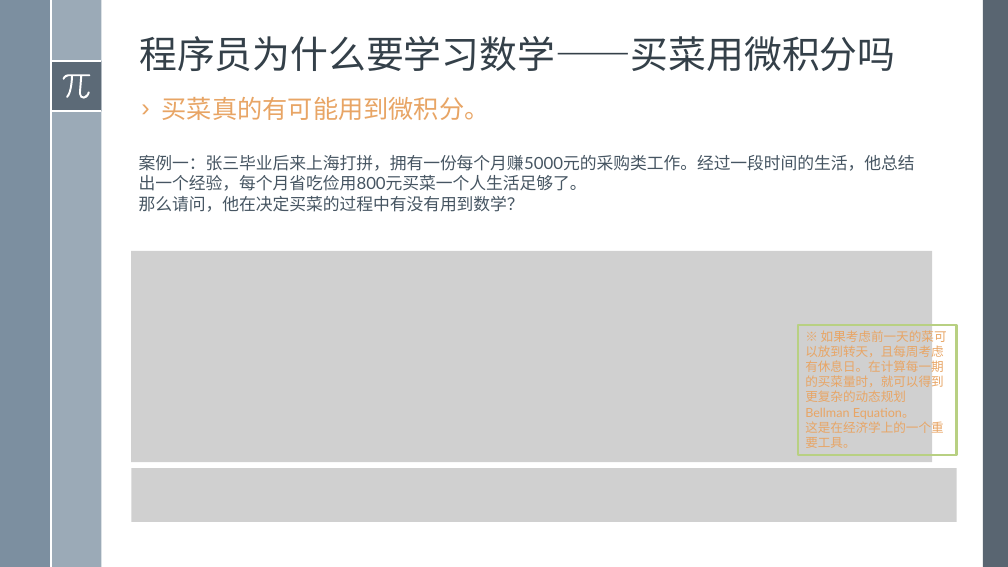
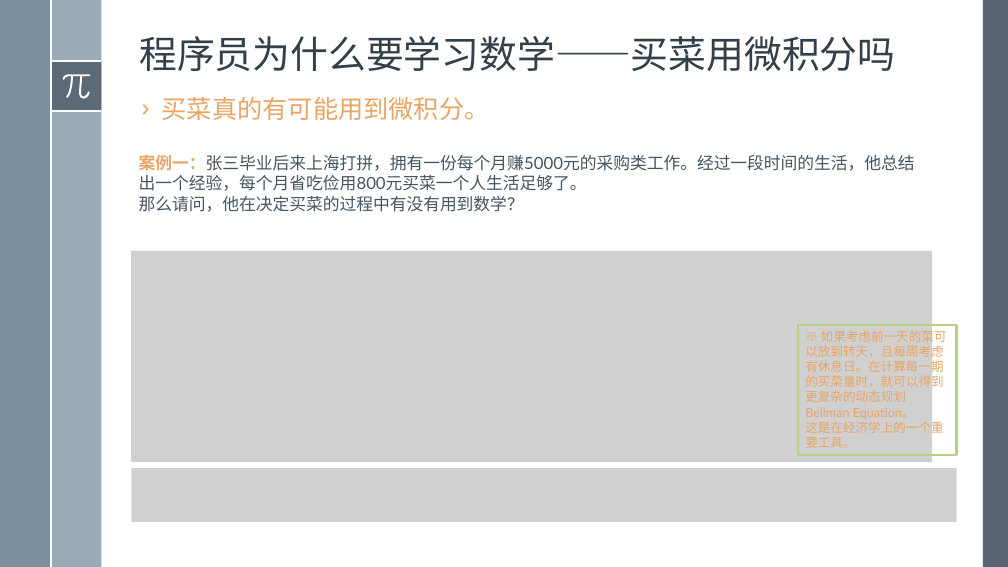
Before and after one commit to SakigamiYang/PyCon, a slide deck: slide 6 of Python-Meetup/20200719/面向一小部分程序员的数学学习相关话题简言.pptx. Drawn at 1008x567 pixels with LibreOffice and Linux fonts; fonts in the diff are those of the drawing; grey boxes stand for pictures. Boxes give left, top, right and bottom in pixels: in the first picture for what was removed or moved away, otherwise in the second. Text is boxed around its words. In the diff, an @@ line names an element or a change of style, - is before the commit and + after.

```diff
--- a/Python-Meetup/20200719/面向一小部分程序员的数学学习相关话题简言.pptx
+++ b/Python-Meetup/20200719/面向一小部分程序员的数学学习相关话题简言.pptx
@@ text at <box>139,155,915,191</box>: text colour #465562 to #E8A565, bold on in "案例一：张三毕业后来上海打拼，拥有一份每个月赚5000元的采购类工作。经过一段时间的生活，他总结出一个经验，每个月省吃俭 ..." @@
```
Also in this commit, not shown: 5 other slides changed, 3 other files.
